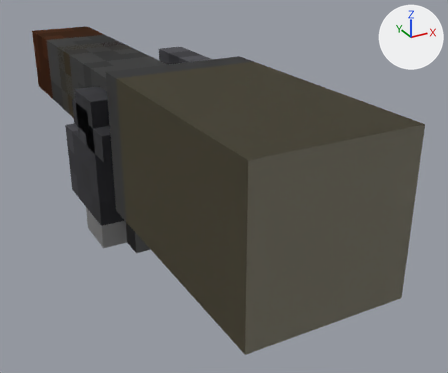
The glTF model assets/models/weapons/voxel/hands.glb, before and after one commit.
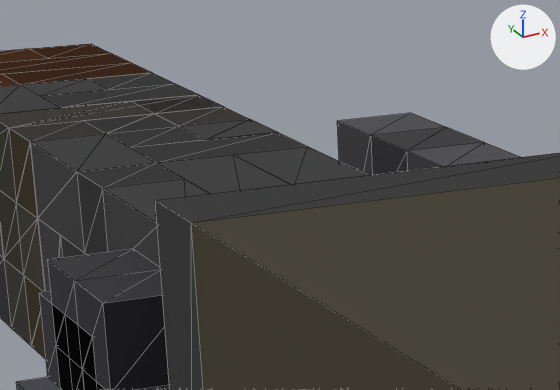
Each version is shown whole from a camera (50 mm lens) standing at (-0.219, -0.558, 0.18) and looking at (0.059, -0.053, -0.073), then close up on the part from 14% to 50% of the width and 4% to 34% of the height. The axes (+X, +Y, +Z) are drawn at upper right. The lights are the same throughout. The last two pictures show the newer version. The close-ups show mesh edges as thin lines.

The first close-up shows 'hand__cradle', 'hand__forearm', 'hand__forearm_l', 'hand__pistol_support', 'hand__throw_r'.
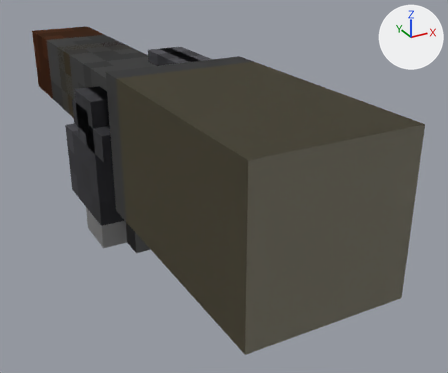
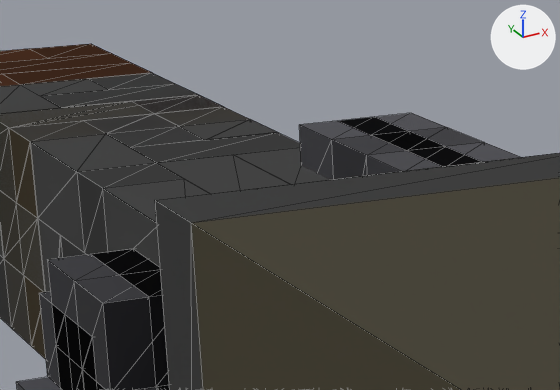
The edits, one by one:
Mesh me_hand__cradle_narrow is new.
It has 69 vertices, 122 faces and spans x -0.05..0.05, y -0.075..0.05, z -0.05..0.05.
Faces by material slot: [110, 12].
It uses material mat_leather.
It uses material mat_team.
Object 'hand__cradle_narrow' (ob_hand__cradle_narrow) is new; it shows me_hand__cradle_narrow.
Its location is (0.0, 0.0, 0.0).

Where the change shows, as pixel boxes (x1, y1, x2, y2) in the close-ups (560 x 390 px):
'hand__cradle_narrow', added (mostly hidden): after (92, 117, 481, 390)
